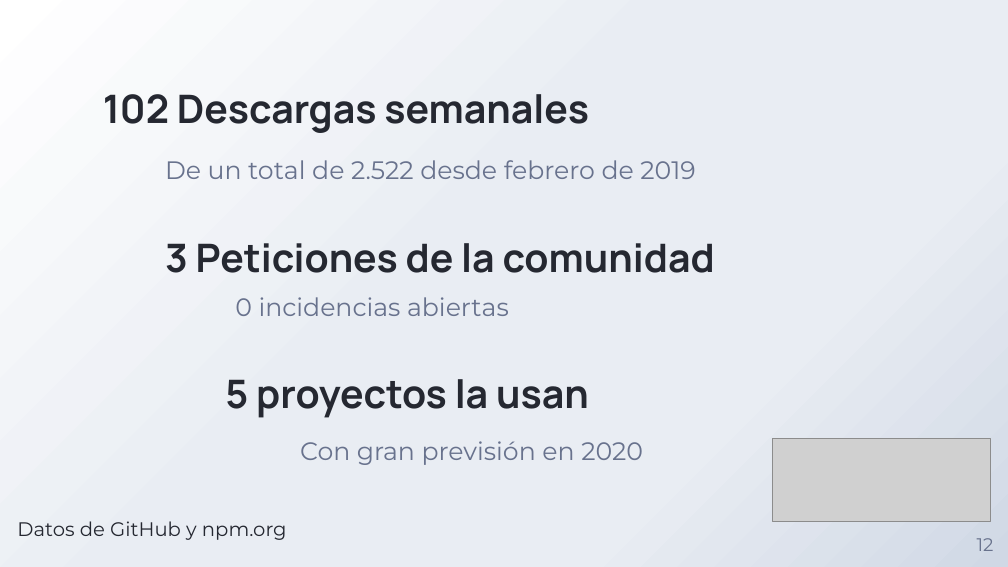
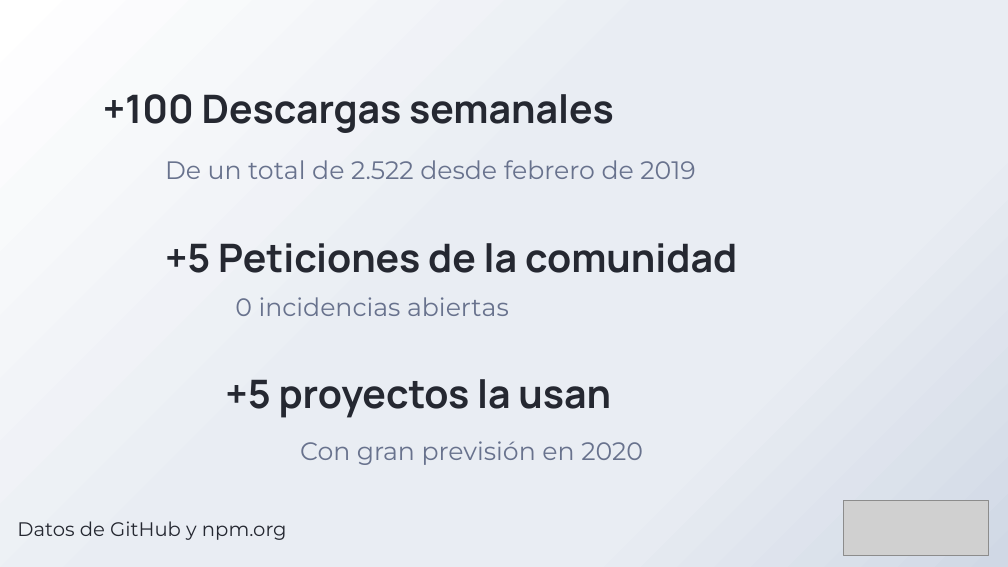
Before and after one commit to adrixp/MemoriaTFG-AdrianPizarroSerrano, a slide deck: slide 16 of PresentaciónTFG_Adrián_Pizarro_Serrano.pptx (slide 12 before the commit). Drawn at 1008x567 pixels with LibreOffice and Linux fonts; fonts in the diff are those of the drawing; grey boxes stand for pictures; background and template pictures are left out. Boxes give left, top, right and bottom in pixels: in the first picture for what was removed or moved away, otherwise in the second. Text is boxed around its words. In the diff, an @@ line names an element or a change of style, - is before the commit and + after.

```diff
--- a/PresentaciónTFG_Adrián_Pizarro_Serrano.pptx
+++ b/PresentaciónTFG_Adrián_Pizarro_Serrano.pptx
@@ title at box(103, 94, 614, 133): text changed @@
-102 Descargas semanales
++100 Descargas semanales
@@ title at box(165, 243, 737, 273): text changed @@
-3 Peticiones de la comunidad
++5 Peticiones de la comunidad
@@ title at box(225, 379, 611, 418): text changed @@
-5 proyectos la usan
++5 proyectos la usan
@@ picture: place and size @@
-picture at box(773, 438, 991, 521)
+picture at box(843, 500, 989, 555)
@@ page number removed at box(977, 538, 994, 551) @@
-12
```
Also in this commit, not shown: 13 other slides changed, 3 slides added, 1 slide removed, 1 other file.
